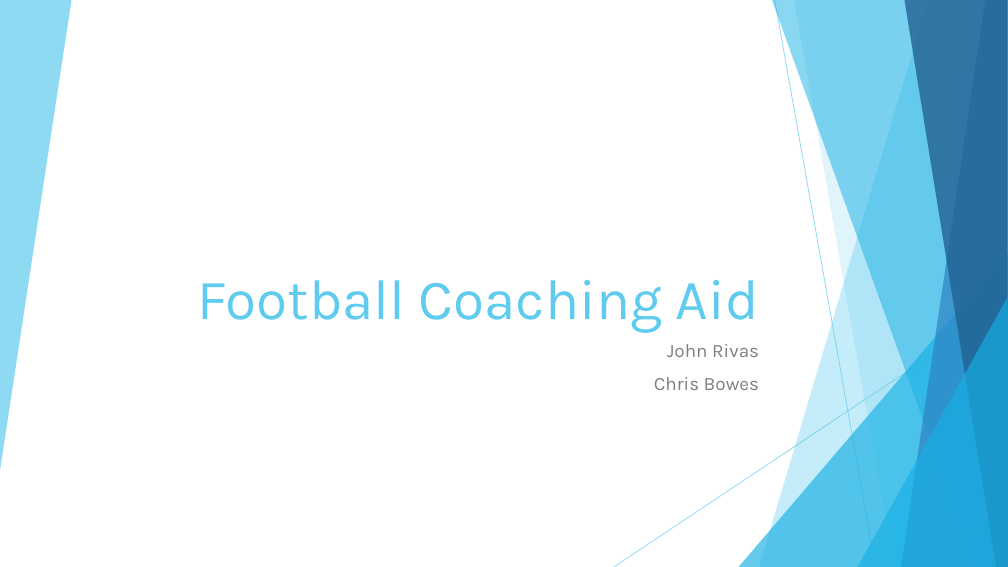
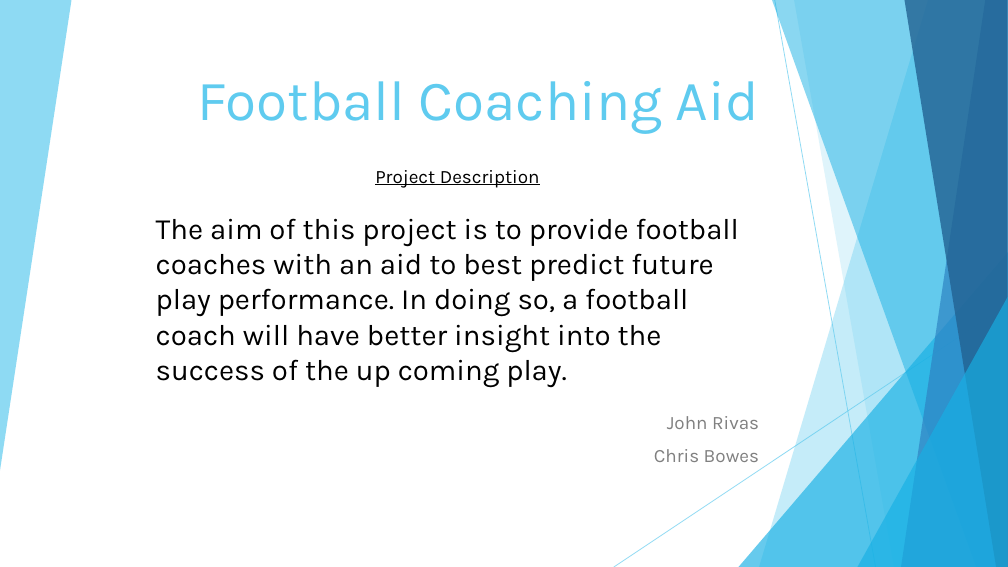
Before and after one commit to bowes-chris/footballplaycaller, a slide deck: slide 1 of Coaching Aid Presentation.pptx. Drawn at 1008x567 pixels with LibreOffice and Linux fonts; fonts in the diff are those of the drawing. Boxes give left, top, right and bottom in pixels: in the first picture for what was removed or moved away, otherwise in the second. Text is boxed around its words. In the diff, an @@ line names an element or a change of style, - is before the commit and + after.

```diff
--- a/Coaching Aid Presentation.pptx
+++ b/Coaching Aid Presentation.pptx
@@ title "Football Coaching Aid": place and size @@
-title "Football Coaching Aid" at (198,280,759,333)
+title "Football Coaching Aid" at (198,81,759,134)
@@ text added at (156,170,739,387), 28 pt, text #000000 @@
+Project Description
+The aim of this project is to provide football coaches with an aid to best predict future play performance. In doing so, a football coach will have better insight into the success of the up coming play.
@@ subtitle "John Rivas": place and size @@
-subtitle "John Rivas" at (654,344,759,390)
+subtitle "John Rivas" at (654,416,759,462)
```
Also in this commit, not shown: 21 other slides changed, 2 slides added.
